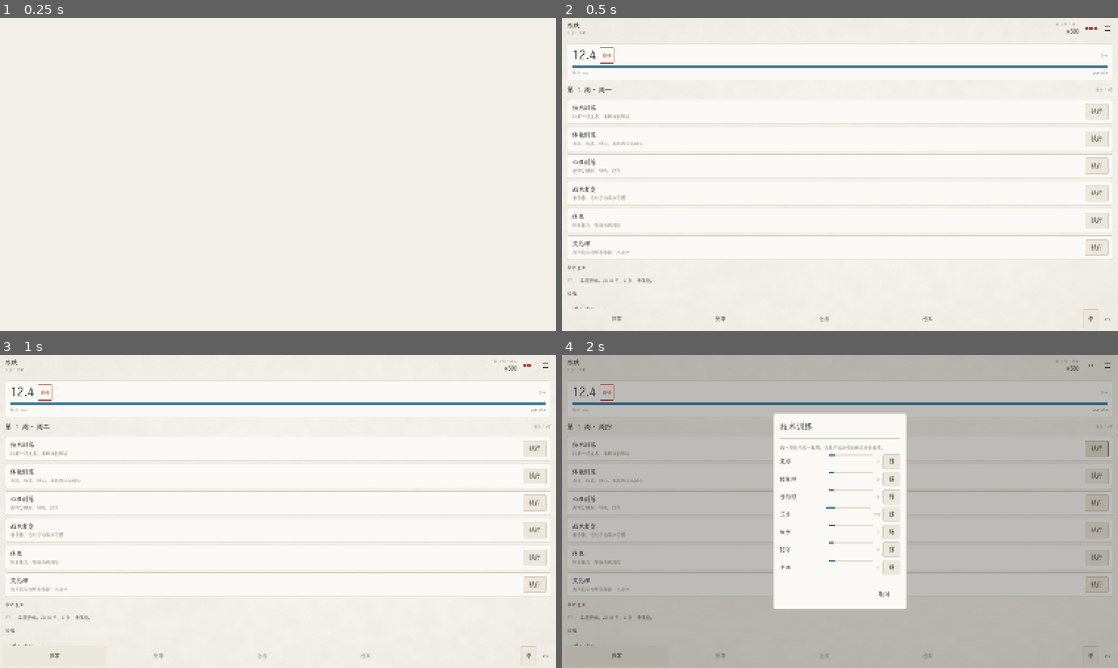
Above: before the commit, frames 1-4 (two rows, left to right).
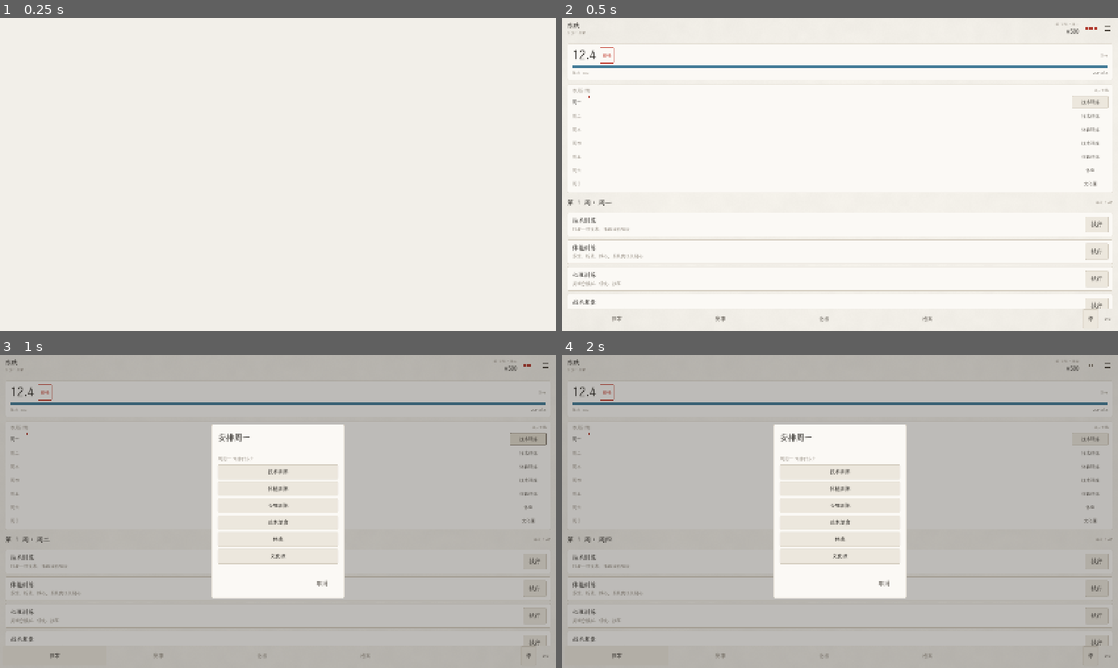
Above: after the commit, the same moments.

Repository: Moglass/PingPongLife
Game: Godot game, scene res://tools/Portrait.tscn
Same seed, same stepped clock (60 frames per second), same inputs: the game is played once before the commit and once after it. This scene is started directly instead of the project's main scene.
Inputs (mouse positions are in pixels of both pictures, inside the frame that each line leads up to):
- Up to frame 1 (0.25 s): no input
- Up to frame 2 (0.5 s): no input
- Up to frame 3 (1 s): click (528, 439) at 0.5 s, where only the run after the commit has a clickable "技术训练"
- Up to frame 4 (2 s): click (1090, 452) at 1.25 s, where only the run after the commit has a clickable "技术训练"

Frame 1 is identical in both runs. In frame 2, 4.2% of the frame differs, in the area x 1-99%, y 21-93%; in frame 3, 87%, in the area x 0-100%, y 0-100%; in frame 4, 6.5%.

Commit message:
feat(v0.82): 排程编辑 + 统一暂停调度 + 漏洞清零
## 按 v0.82 文档落地的四处
1. PauseManager（autoload）：暂停原因用集合管理，谁请求谁释放，
   全部解除也不自动恢复，等玩家点「跑」。事件/体力/赛事三种原因已接入。
2. 排程编辑 UI：本周计划 7 行，点一下弹出任务选择（技术/体能/心理/战术/休息/文化课），
   当天那行标红点。时间流按这张表每天执行。
3. 赛事接入时间流：周一若有可报名赛事且未报名，暂停提示一次（每周只提示一次），
   玩家点「跑」即视为跳过。之前不主动报名就永远不比赛、一辈子没收入。
4. 器材页 6px 溢出：真因不是滚动条，是器材描述 Label 不换行把整页撑宽。
   竖屏加 overrun + clip_text，审计归零。

## 漏洞审计（tools/test_fuzz.gd）
- 2000 天连续推进 279ms，无崩溃；年龄/周/日/Ovr/金钱全部在合理区间
- 体力 0 + 伤病 52 周：正常推进
- 空排程数组：不崩
- 存读档往返：day / schedule / 体力全部一致（v0.81 新字段）
- 时间档位 0/1/2/4 切换正确
- 暂停原因集合：叠加与释放逻辑正确
=> 问题数 0

## 回归
Smoke 全通过 | TimeFlow 4x 推进 14 天 | Audit 竖屏 0 / 横屏 0

Diff:
--- a/project.godot
+++ b/project.godot
@@ -19,6 +19,7 @@
 GameManager="*res://scripts/autoload/GameManager.gd"
 ForumManager="*res://scripts/autoload/ForumManager.gd"
 TimeManager="*res://scripts/autoload/TimeManager.gd"
+PauseManager="*res://scripts/autoload/PauseManager.gd"
 AudioDirector="*res://scripts/autoload/AudioDirector.gd"
 
 [display]
--- a/scripts/autoload/GameManager.gd
+++ b/scripts/autoload/GameManager.gd
@@ -206,14 +206,39 @@
 		var ev := event_pool.pick_for(p, week_major)
 		if not ev.is_empty():
 			pending_event = ev
+			PauseManager.request("event")
 			should_pause = true
 			reason = "有事发生"
 
 	# 体力保护
-	if p.stamina_cur < 20.0 and not should_pause:
-		should_pause = true
-		reason = "体力见底"
-		events.append("体力低于 20%，时间自动暂停。")
+	if p.stamina_cur < 20.0:
+		PauseManager.request("stamina")
+		if not should_pause:
+			should_pause = true
+			reason = "体力见底"
+			events.append("体力低于 20%，时间自动暂停。")
+	elif p.stamina_cur > 32.0:
+		PauseManager.release("stamina")
+
+	# 周一：该上场，或者该报名
+	if p.day == 1:
+		if not active_run.is_empty() and not bool(active_run.get("done", false)):
+			PauseManager.request("tourney")
+			if not should_pause:
+				should_pause = true
+				reason = "该上场了"
+				events.append("本周有比赛，去赛事页。")
+		else:
+			var open_list := available_tourneys()
+			var stamped := int(p.record.get("tourney_prompt", -1))
+			var stamp := p.year * 100 + p.week
+			if not open_list.is_empty() and stamped != stamp:
+				p.record["tourney_prompt"] = stamp
+				PauseManager.request("tourney")
+				if not should_pause:
+					should_pause = true
+					reason = "本周有赛事"
+					events.append("本周有 %d 站赛事可报名。不打比赛就没有收入。" % open_list.size())
 
 	for e in events:
 		if str(e) != "":
--- /dev/null
+++ b/scripts/autoload/PauseManager.gd
@@ -0,0 +1,59 @@
+extends Node
+## v0.82 PauseManager：统一管理「时间流为什么停」。
+##
+## 之前是各处直接调 TimeManager.pause_for()，谁都能把时间停掉，
+## 但没有人知道该由谁来恢复。多个原因叠在一起时（比如赛事周恰好又弹了事件），
+## 先处理完的那个会把时间放走，另一个原因还在，玩家就看到时间在弹窗底下偷偷跑。
+##
+## 这里改成「引用计数 + 原因集合」：谁请求的谁释放，全部释放完才允许继续，
+## 而且恢复动作交给玩家自己点「跑」，不会突然开动。
+
+signal pause_state_changed(paused: bool, reason: String)
+
+var _reasons: Array[String] = []
+
+func _ready() -> void:
+	process_mode = Node.PROCESS_MODE_ALWAYS
+
+func request(reason: String) -> void:
+	if _reasons.has(reason):
+		return
+	_reasons.append(reason)
+	if TimeManager.time_scale > 0.0:
+		TimeManager.set_speed(0)
+	pause_state_changed.emit(true, reason)
+
+func release(reason: String) -> void:
+	if not _reasons.has(reason):
+		return
+	_reasons.erase(reason)
+	# 不自动恢复：全部原因解除后只广播状态，等玩家自己点「跑」
+	pause_state_changed.emit(not _reasons.is_empty(), current_reason())
+
+func release_all() -> void:
+	_reasons.clear()
+	pause_state_changed.emit(false, "")
+
+func is_paused() -> bool:
+	return not _reasons.is_empty()
+
+func has(reason: String) -> bool:
+	return _reasons.has(reason)
+
+func current_reason() -> String:
+	return _reasons[0] if not _reasons.is_empty() else ""
+
+func reason_text() -> String:
+	if _reasons.is_empty():
+		return ""
+	var names := {
+		"event": "有事发生",
+		"tourney": "赛事周",
+		"coach": "教练找你",
+		"breaking": "破格窗口",
+		"stamina": "体力见底",
+	}
+	var parts: Array[String] = []
+	for r in _reasons:
+		parts.append(str(names.get(r, r)))
+	return " · ".join(parts)
--- a/scripts/ui/CareerView.gd
+++ b/scripts/ui/CareerView.gd
@@ -2,6 +2,13 @@
 ## 日常页：左（身体与技术）/ 中（本周行动 + 周报流）/ 右（论坛热帖）。
 
 var _week_label: Label = null
+
+const WEEK_NAMES: Array[String] = ["周一", "周二", "周三", "周四", "周五", "周六", "周日"]
+const TASK_NAMES: Dictionary = {
+	"tech": "技术训练", "fit": "体能训练", "psy": "心理训练",
+	"tac": "战术复盘", "rest": "休息", "study": "文化课",
+}
+const TASK_ORDER: Array[String] = ["tech", "fit", "psy", "tac", "rest", "study"]
 var main: Control
 
 func setup(m: Control) -> void:
@@ -63,6 +70,7 @@
 	tv.add_child(h2)
 	top.add_child(UIKit.margin(tv, 14, 10, 14, 10))
 	vb.add_child(top)
+	vb.add_child(_schedule_card(p))
 
 	# 行动
 	var head := UIKit.hbox(8)
@@ -297,6 +305,56 @@
 	pc.add_child(UIKit.margin(vb, 12, 10, 12, 10))
 	pc.custom_minimum_size = Vector2(0, 108)
 	return pc
+
+## 本周排程：7 行，点一下就换。时间流按这张表每天自动执行。
+func _schedule_card(p: PlayerStats) -> Control:
+	var pc := UIKit.panel()
+	var vbi := UIKit.vbox(5)
+	var head := UIKit.hbox(8)
+	head.add_child(UIKit.label("本周计划", 12, UIKit.INK_3))
+	head.add_child(UIKit.hfill())
+	head.add_child(UIKit.dim("点一下换", 10))
+	vbi.add_child(head)
+
+	for i in range(7):
+		var hb := UIKit.hbox(8)
+		var today := (p.day - 1) == i
+		var dow := UIKit.label(WEEK_NAMES[i], 12, UIKit.INK if today else UIKit.INK_3)
+		dow.custom_minimum_size = Vector2(34, 18)
+		hb.add_child(dow)
+		if today:
+			hb.add_child(UIKit.icon_dot(UIKit.RED, 5))
+		hb.add_child(UIKit.hfill())
+		var key := str(p.schedule[i]) if i < p.schedule.size() else "rest"
+		var idx := i
+		var b := UIKit.btn(str(TASK_NAMES.get(key, "自由")), "normal" if today else "ghost", func() -> void:
+			_pick_task(idx)
+		)
+		b.custom_minimum_size = Vector2(100, 32)
+		b.add_theme_font_size_override("font_size", 12)
+		hb.add_child(b)
+		vbi.add_child(hb)
+
+	pc.add_child(UIKit.margin(vbi, 14, 8, 12, 8))
+	return pc
+
+func _pick_task(i: int) -> void:
+	var body := UIKit.vbox(6)
+	body.add_child(UIKit.dim("周%s 安排什么？" % WEEK_NAMES[clampi(i, 0, 6)], 12))
+	for t in TASK_ORDER:
+		var key := t
+		var b := UIKit.btn(str(TASK_NAMES[key]), "normal", func() -> void:
+			if i < GameManager.p.schedule.size():
+				GameManager.p.schedule[i] = key
+			main._close_modal()
+			refresh()
+		)
+		b.custom_minimum_size = Vector2(0, 40)
+		b.add_theme_font_size_override("font_size", 14)
+		body.add_child(b)
+	main.modal("安排" + WEEK_NAMES[clampi(i, 0, 6)], body, [
+		{"t": "取消", "kind": "ghost", "cb": main._close_modal},
+	], false)
 
 ## 竖屏用的横向行动条：左边标题+一句描述，右边执行键，拇指一列点下来
 func _action_row(a: Dictionary) -> Control:
--- a/scripts/ui/MainUI.gd
+++ b/scripts/ui/MainUI.gd
@@ -600,6 +600,9 @@
 		var running := TimeManager.time_scale > 0.0
 		var pb := UIKit.btn("停" if running else "跑", "normal" if running else "primary", func() -> void:
 			TimeManager.toggle_play()
+			# 玩家主动点继续，等于跳过当前的暂停原因（赛事提示、体力告警等）
+			if TimeManager.time_scale > 0.0:
+				PauseManager.release_all()
 			_build_navbar()
 		)
 		pb.custom_minimum_size = Vector2(40, 40)
@@ -695,6 +698,7 @@
 		var idx := i
 		var pick_cb := func() -> void:
 			var r := GameManager.event_pool.apply(GameManager.p, card, idx)
+			PauseManager.release("event")
 			_close_modal()
 			_build_topbar()
 			if current_view != null and current_view.has_method("refresh"):
--- a/scripts/ui/ProfileView.gd
+++ b/scripts/ui/ProfileView.gd
@@ -381,7 +381,14 @@
 	if bool(it.get("equipped", false)):
 		h.add_child(UIKit.chip("已装备", UIKit.CYAN, true))
 	vb.add_child(h)
-	vb.add_child(UIKit.dim("%s · %s" % [_gear_stats(it), str(it.get("d", ""))], 10))
+	# 器材描述很长，竖屏下不截断会把整页撑宽
+	var desc := UIKit.dim("%s · %s" % [_gear_stats(it), str(it.get("d", ""))], 10)
+	if UIKit.is_portrait():
+		desc.text_overrun_behavior = TextServer.OVERRUN_TRIM_ELLIPSIS
+		desc.clip_text = true
+		desc.custom_minimum_size = Vector2(0, 15)
+	vb.add_child(desc)
+	vb.size_flags_horizontal = Control.SIZE_EXPAND_FILL
 	hb.add_child(vb)
 	hb.add_child(UIKit.hfill())
 
--- a/scripts/ui/UIKit.gd
+++ b/scripts/ui/UIKit.gd
@@ -182,7 +182,12 @@
 	grab_hi.corner_radius_bottom_right = 3
 	t.set_stylebox("grabber_highlight", "VScrollBar", grab_hi)
 	t.set_stylebox("grabber_pressed", "VScrollBar", grab_hi)
-	t.set_stylebox("scroll", "VScrollBar", StyleBoxEmpty.new())
+	# ScrollContainer 算最小宽度时会把滚动条宽度加进去，导致内容比视口宽 6px。
+	# 用负的内容边距把它抵掉。
+	var track := StyleBoxEmpty.new()
+	track.content_margin_left = -4
+	track.content_margin_right = -4
+	t.set_stylebox("scroll", "VScrollBar", track)
 
 	return t
 
--- /dev/null
+++ b/tools/test_fuzz.gd
@@ -0,0 +1,113 @@
+extends Node
+## 漏洞压力测试：长时间推进 + 极端值 + 存读档往返。
+## 目标不是跑分，是把「跑到第 N 天突然崩」这类问题逼出来。
+
+var errors: Array[String] = []
+
+func _ready() -> void:
+	DataManager.profile["achievements"] = {}
+	DataManager.save_profile()
+	GameManager.new_career("压力", "prodigy")
+
+	# ---- 1) 2000 天连续推进，事件自动选择 ----
+	var t0 := Time.get_ticks_msec()
+	var events := 0
+	for i in range(2000):
+		GameManager.p.stamina_cur = maxf(GameManager.p.stamina_cur, 90.0)
+		_drain_event()
+		var r: Dictionary = GameManager.advance_day()
+		if not bool(r.get("should_pause", false)) and GameManager.pending_event.is_empty():
+			pass
+		events += 1
+	var t1 := Time.get_ticks_msec()
+	print("[FUZZ] 2000 天完成 %dms  age=%d year=%d week=%d day=%d ovr=%.1f 钱=%d" % [
+		t1 - t0, GameManager.p.age, GameManager.p.year, GameManager.p.week,
+		GameManager.p.day, GameManager.p.ovr(), GameManager.p.money])
+	_check_range("age", GameManager.p.age, 8, 45)
+	_check_range("week", GameManager.p.week, 1, GameManager.WEEKS_PER_YEAR)
+	_check_range("day", GameManager.p.day, 1, 7)
+	_check_range("ovr", GameManager.p.ovr(), 0.0, 130.0)
+	if GameManager.p.money < 0:
+		errors.append("金钱为负：%d" % GameManager.p.money)
+
+	# ---- 2) 极端值 ----
+	GameManager.p.stamina_cur = 0.0
+	GameManager.p.fatigue = 100.0
+	GameManager.p.injury_weeks = 52
+	GameManager.advance_day()
+	print("[FUZZ] 体力0/伤病52周 推进正常 day=%d injury=%d" % [GameManager.p.day, GameManager.p.injury_weeks])
+
+	GameManager.p.stamina_cur = 100.0
+	GameManager.p.injury_weeks = 0
+	GameManager.p.money = 0
+	GameManager.p.ap = 0
+	GameManager.advance_day()
+	print("[FUZZ] 零资源推进正常")
+
+	# 排程数组被外部改坏
+	GameManager.p.schedule.clear()
+	GameManager.advance_day()
+	print("[FUZZ] 空排程不崩")
+	GameManager.p.schedule.assign(["tech", "tech", "fit", "tech", "fit", "rest", "study"])
+
+	# ---- 3) 存读档往返（含 v0.81 新字段）----
+	GameManager.p.day = 5
+	GameManager.p.stamina_cur = 63.0
+	GameManager.p.schedule[3] = "psy"
+	var ok := GameManager.save_to(3)
+	if not ok:
+		errors.append("存档失败")
+	var d_before := GameManager.p.day
+	var sch_before := str(GameManager.p.schedule[3])
+	var stam_before := GameManager.p.stamina_cur
+	var loaded := GameManager.load_from(3)
+	if not loaded:
+		errors.append("读档失败")
+	if GameManager.p.day != d_before:
+		errors.append("day 往返不一致 %d -> %d" % [d_before, GameManager.p.day])
+	if str(GameManager.p.schedule[3]) != sch_before:
+		errors.append("schedule 往返不一致 %s -> %s" % [sch_before, str(GameManager.p.schedule[3])])
+	if absf(GameManager.p.stamina_cur - stam_before) > 0.01:
+		errors.append("体力往返不一致")
+	print("[FUZZ] 存读档往返 day=%d sch=%s" % [GameManager.p.day, str(GameManager.p.schedule[3])])
+
+	# ---- 4) 时间流开关 ----
+	TimeManager.set_active(true)
+	TimeManager.set_speed(3)
+	if TimeManager.time_scale != 4.0:
+		errors.append("4 倍速设置失败")
+	TimeManager.set_speed(0)
+	if TimeManager.time_scale != 0.0:
+		errors.append("暂停设置失败")
+	print("[FUZZ] 时间档位切换正常")
+
+	# ---- 5) 暂停原因集合 ----
+	PauseManager.request("event")
+	PauseManager.request("tourney")
+	PauseManager.release("event")
+	if not PauseManager.is_paused():
+		errors.append("仍有 tourney 原因却不认为暂停")
+	PauseManager.release_all()
+	if PauseManager.is_paused():
+		errors.append("release_all 后仍暂停")
+	print("[FUZZ] 暂停原因集合正常")
+
+	print("[FUZZ] 问题数 ", errors.size())
+	for e in errors:
+		print("  ✗ ", e)
+	get_tree().quit()
+
+## 把待处理事件自动选掉，避免卡住推进
+func _drain_event() -> void:
+	if GameManager.pending_event.is_empty():
+		return
+	var card: Dictionary = GameManager.pending_event
+	var opts: Array = card.get("options", [])
+	if not opts.is_empty():
+		GameManager.event_pool.apply(GameManager.p, card, 0)
+	GameManager.pending_event = {}
+	PauseManager.release_all()
+
+func _check_range(name: String, v: float, lo: float, hi: float) -> void:
+	if v < lo or v > hi:
+		errors.append("%s 越界：%.1f (应在 %.0f–%.0f)" % [name, v, lo, hi])
